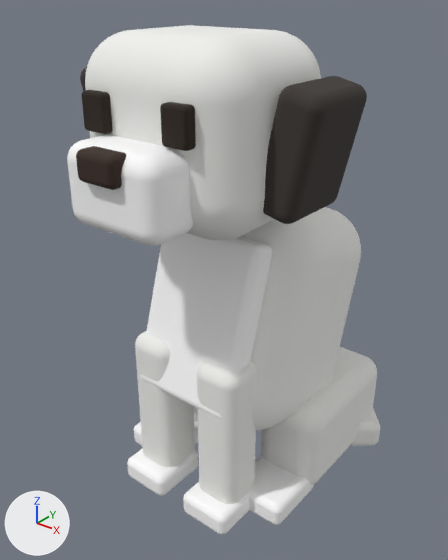
Before and after pictures for a commit that changed the glTF model apps/web/public/models/base-dog-sitting-full.glb.
One viewpoint serves both versions: a 50 mm lens placed at (0.142, -0.196, 0.205), pointed at (-0.006, -0.011, 0.09). The lights are fixed; the arrows at lower left show +X, +Y and +Z. The older version comes first. Where no turn or scale is listed for an object, it has been applied to the vertices.

Names of what the first picture shows: 'PM_EARS_-41_156_26', 'PM_EARS_41_156_26', 'PM_FUR_MAIN_-17_38_38', 'PM_FUR_MAIN_-30_22_-16', 'PM_FUR_MAIN_0_158_30', 'PM_FUR_MAIN_0_74_-4', 'PM_FUR_MAIN_17_38_38', 'PM_FUR_MAIN_30_22_-16', 'PM_FUR_SECONDARY_-17_6_42', 'PM_FUR_SECONDARY_-30_6_22', 'PM_FUR_SECONDARY_0_145_66', 'PM_FUR_SECONDARY_0_84_33', 'PM_FUR_SECONDARY_17_6_42', 'PM_FUR_SECONDARY_30_6_22', 'PM_NOSE_0_154_77', 'PM_TAIL_30_8_-50' and 2 more.
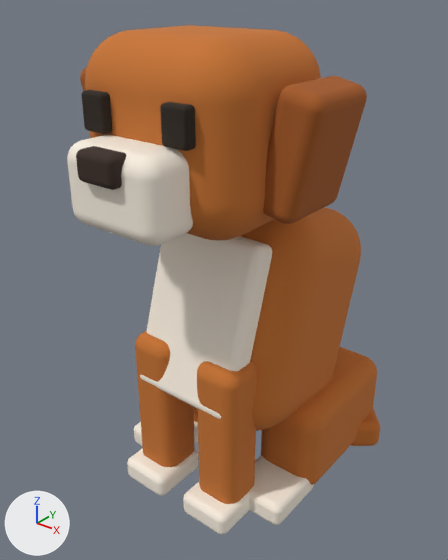
Boxes (x1, y1, x2, y2) around the edits, measured in the pictures (448 x 560 px):
'PM_FUR_MAIN_0_158_30', recoloured (white to orange): (85, 25, 321, 240) in both
'PM_FUR_MAIN_0_74_-4', recoloured (white to orange): (241, 207, 361, 431) in both
'PM_FUR_SECONDARY_0_84_33', recoloured (white to pale yellow): (140, 233, 272, 419) in both
'PM_EARS_41_156_26', recoloured (dark grey to brown): (263, 76, 367, 224) in both
'PM_FUR_SECONDARY_0_145_66', recoloured (white to pale yellow): (67, 135, 193, 246) in both
'PM_FUR_MAIN_30_22_-16', recoloured (white to orange): (261, 347, 377, 485) in both
'PM_FUR_MAIN_17_38_38', recoloured (white to orange): (197, 361, 257, 504) in both
'PM_FUR_MAIN_-17_38_38', recoloured (white to orange): (135, 331, 195, 467) in both
'PM_FUR_SECONDARY_30_6_22', recoloured: (249, 455, 313, 525) in both
'PM_FUR_SECONDARY_17_6_42', recoloured (white to pale yellow): (183, 482, 250, 535) in both
'PM_FUR_SECONDARY_-17_6_42', recoloured (white to pale yellow): (127, 448, 198, 496) in both
'PM_TAIL_30_8_-50', recoloured (white to orange): (351, 408, 380, 446) in both
'PM_FUR_SECONDARY_-30_6_22', recoloured: (134, 421, 198, 446) in both
'PM_EARS_-41_156_26', recoloured: (80, 67, 87, 91) in both
'PM_FUR_MAIN_-30_22_-16', recoloured: (193, 407, 198, 422) in both

The change, as a diff of the scene's bpy script:
```diff
--- a/apps/web/public/models/base-dog-sitting-full.glb.py
+++ b/apps/web/public/models/base-dog-sitting-full.glb.py
@@ mat_pm_fur_main @@
 mat_pm_fur_main = principled_material('PM_FUR_MAIN')
-mat_pm_fur_main.base_color = (0.88, 0.88, 0.855)  # white #f1f1ee
+mat_pm_fur_main.base_color = (0.578, 0.175, 0.0284)  # orange #c8742f
 mat_pm_fur_main.roughness = 0.92
@@ mat_pm_fur_secondary @@
 mat_pm_fur_secondary = principled_material('PM_FUR_SECONDARY')
-mat_pm_fur_secondary.base_color = (1.0, 1.0, 1.0)  # white #ffffff
+mat_pm_fur_secondary.base_color = (0.965, 0.88, 0.761)  # pale yellow #fbf1e2
 mat_pm_fur_secondary.roughness = 0.92
@@ mat_pm_ears @@
 mat_pm_ears = principled_material('PM_EARS')
-mat_pm_ears.base_color = (0.0437, 0.0356, 0.0319)  # dark grey #3b3532
+mat_pm_ears.base_color = (0.376, 0.102, 0.0144)  # brown #a55a20
 mat_pm_ears.roughness = 0.92
@@ mat_pm_tail @@
 mat_pm_tail = principled_material('PM_TAIL')
-mat_pm_tail.base_color = (0.88, 0.88, 0.855)  # white #f1f1ee
+mat_pm_tail.base_color = (0.578, 0.175, 0.0284)  # orange #c8742f
 mat_pm_tail.roughness = 0.92
```
